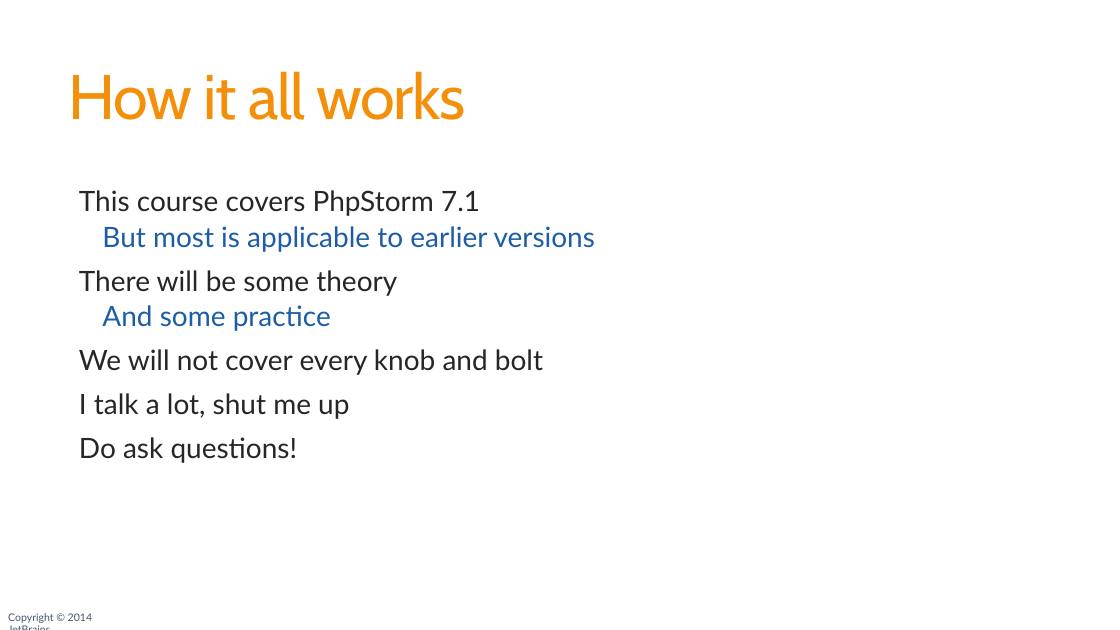
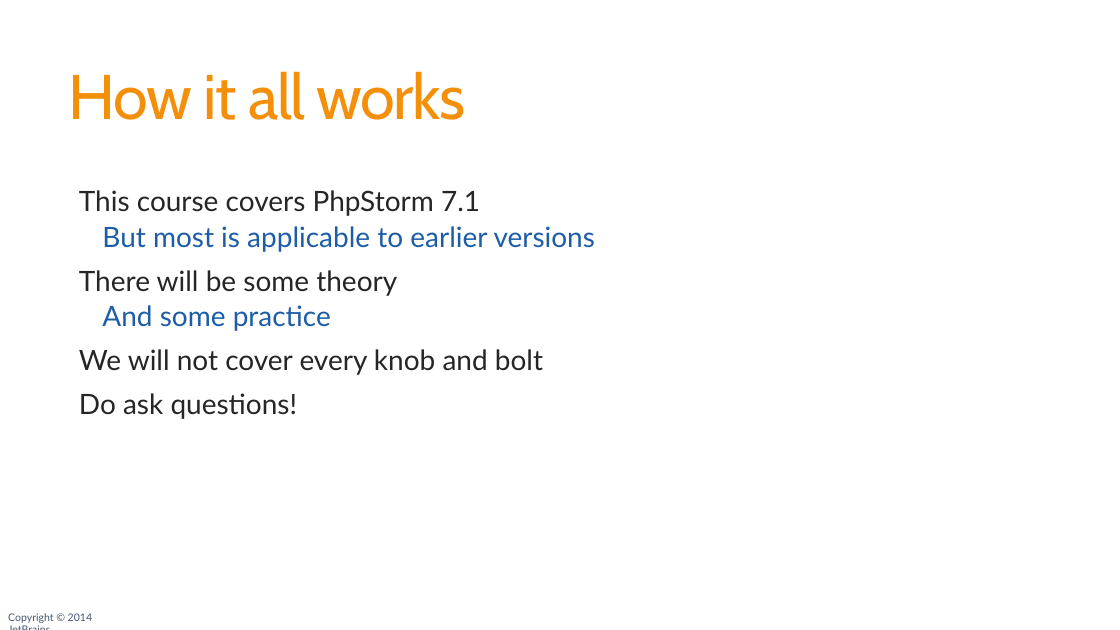
Before and after one commit to JetBrains/phpstorm-workshop, a slide deck: slide 3 of PhpStorm Workshop.pptx (slide 4 before the commit). Drawn at 1120x630 pixels with LibreOffice and Linux fonts; fonts in the diff are those of the drawing; background and template pictures are left out. Boxes give left, top, right and bottom in pixels: in the first picture for what was removed or moved away, otherwise in the second. Text is boxed around its words. In the diff, an @@ line names an element or a change of style, - is before the commit and + after.

```diff
--- a/PhpStorm Workshop.pptx
+++ b/PhpStorm Workshop.pptx
@@ text at bbox=[79, 393, 349, 419]: paragraph removed @@
-  I talk a lot, shut me up
```
Also in this commit, not shown: 1 other slide changed, 1 slide removed, 1 other file.
